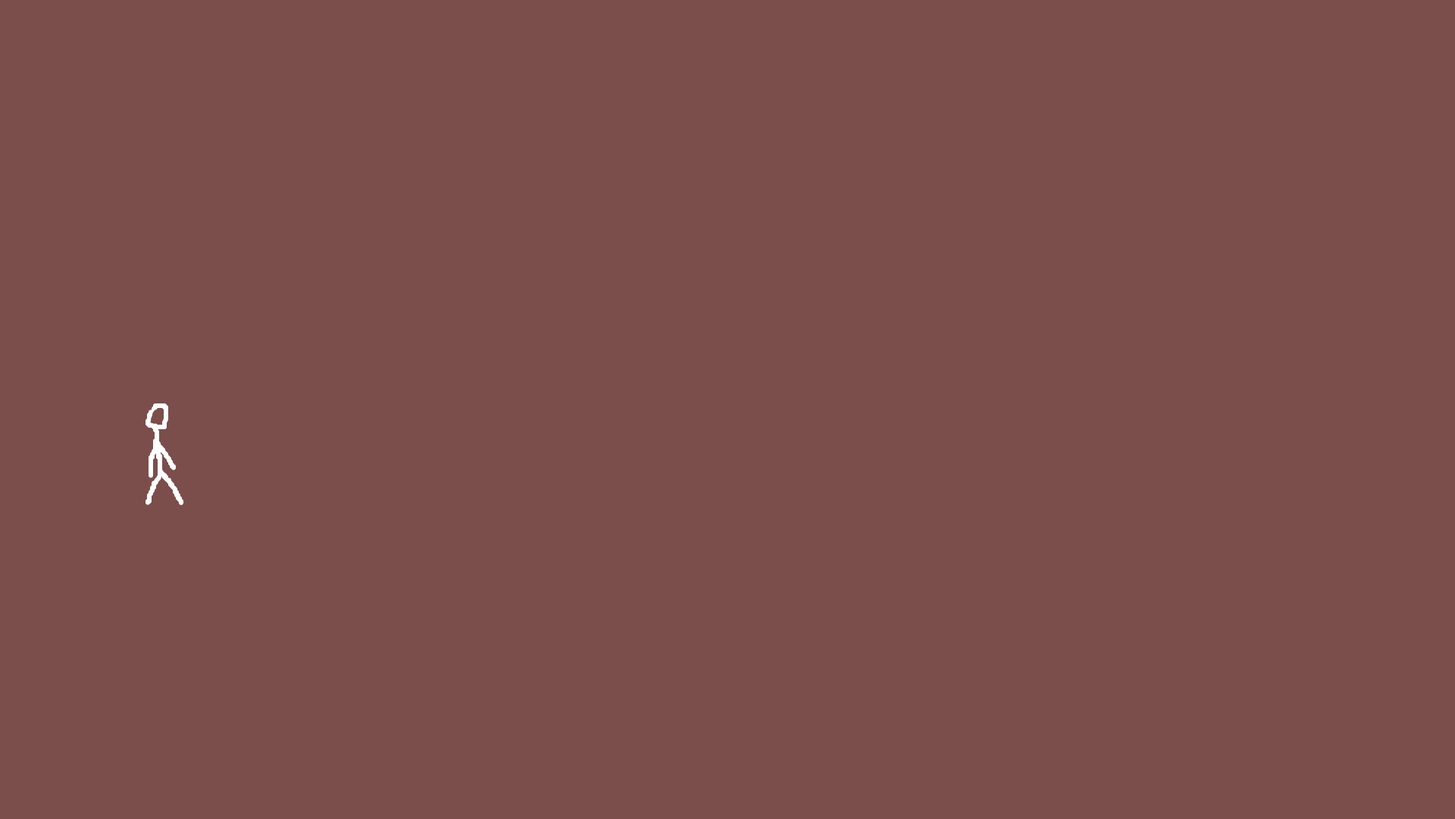
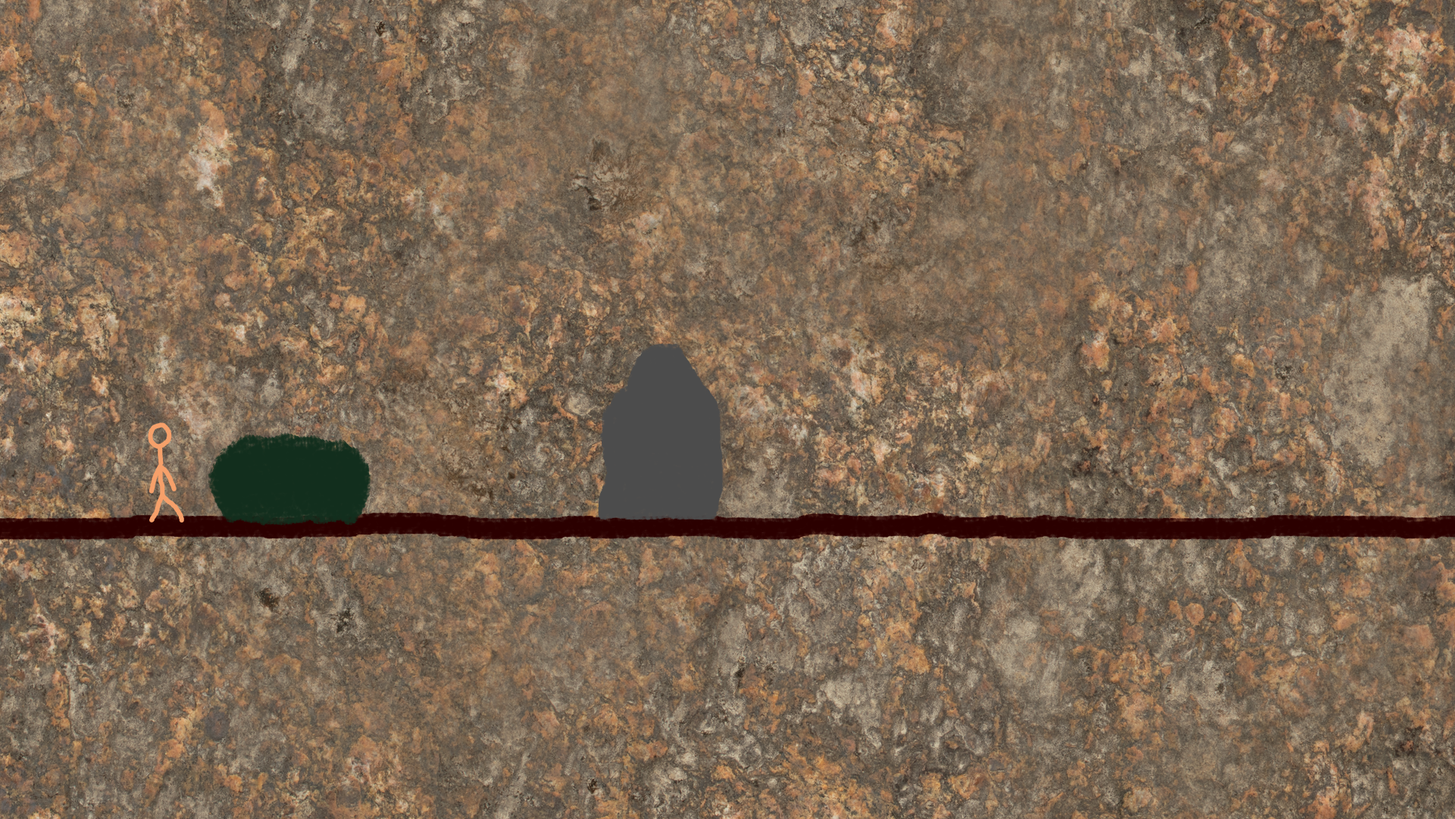
Layered file, before and after one edit (1455 × 819). Changes by layer:
pixels changed over box(0, 0, 1455, 819) (layer not identified)
